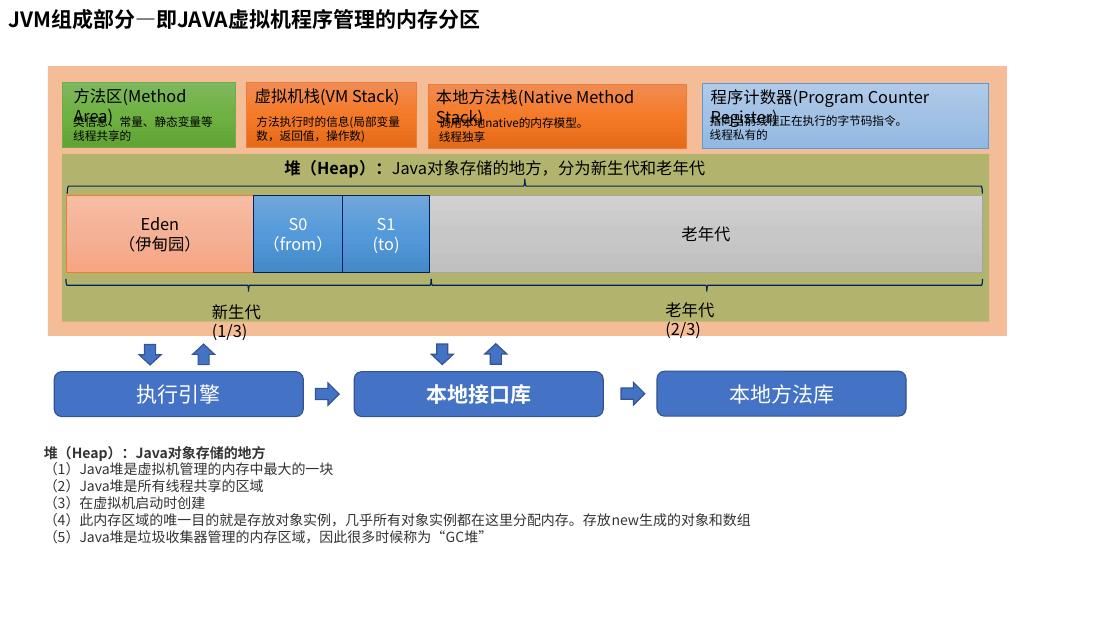
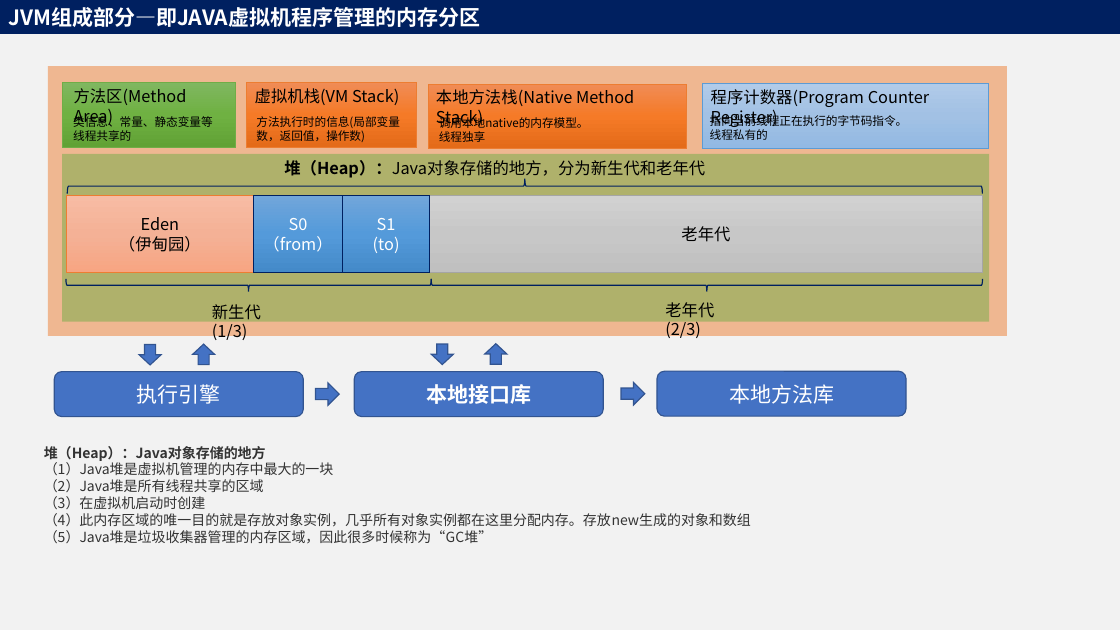
Before and after one commit to adwyxx/Node, a slide deck: slide 3 of Java.pptx. Drawn at 1120x630 pixels with LibreOffice and Linux fonts; fonts in the diff are those of the drawing. Boxes give left, top, right and bottom in pixels: in the first picture for what was removed or moved away, otherwise in the second. Text is boxed around its words. In the diff, an @@ line names an element or a change of style, - is before the commit and + after.

```diff
--- a/Java.pptx
+++ b/Java.pptx
@@ background #FFFFFF to #F2F2F2 @@
@@ rectangle "JVM组成部分—即JAVA虚拟机程序管理的内存分区": place and size @@
-rectangle "JVM组成部分—即JAVA虚拟机程序管理的内存分区" at <box>8,9,480,29</box>
+rectangle "JVM组成部分—即JAVA虚拟机程序管理的内存分区" at <box>0,0,1120,34</box>
@@ rectangle "JVM组成部分—即JAVA虚拟机程序管理的内存分区" at <box>0,0,1120,34</box>: text colour #000000 to #FFFFFF; fill none to #002060 @@
```
Also in this commit, not shown: 5 other slides changed, 3 slides added, 2 other files.
